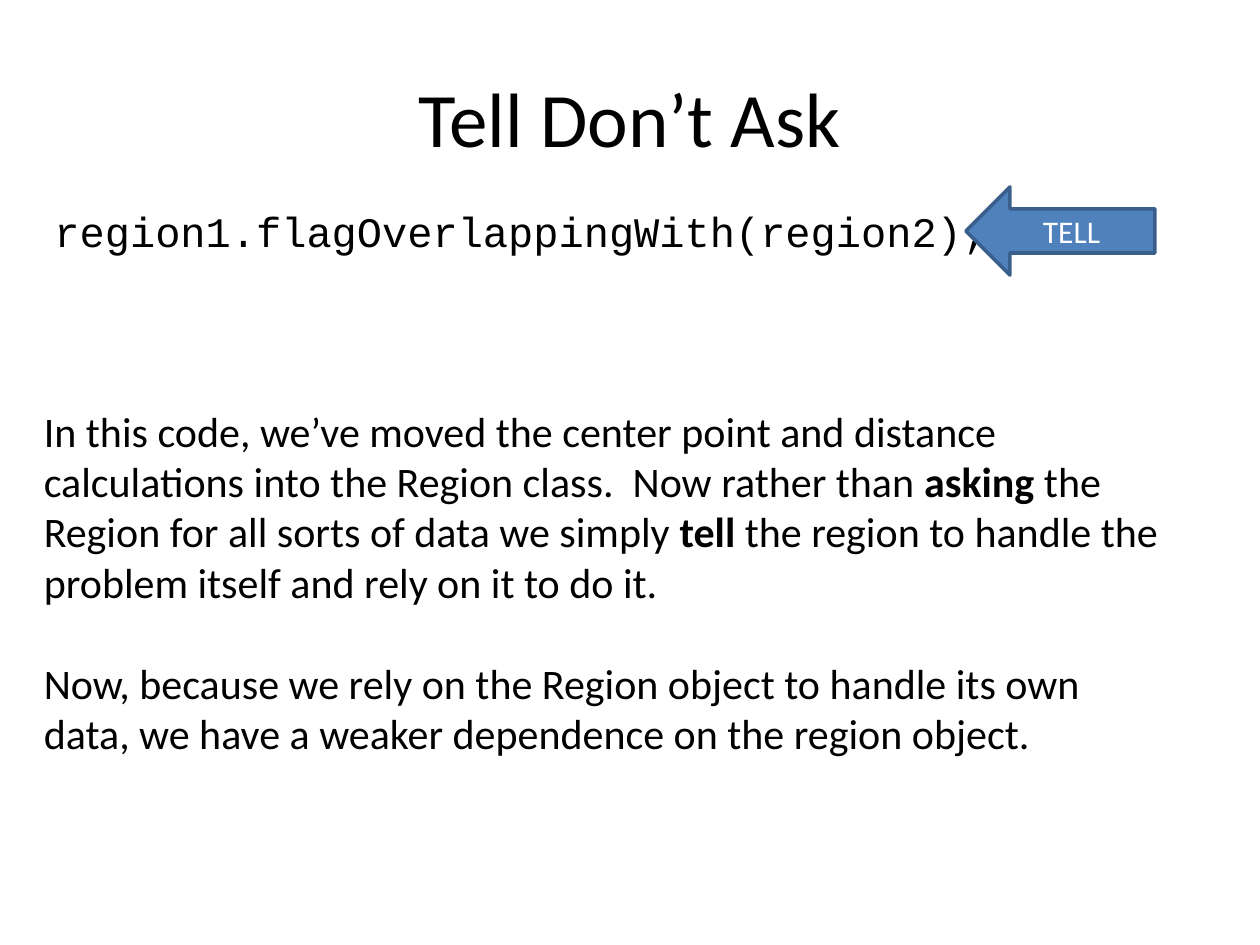
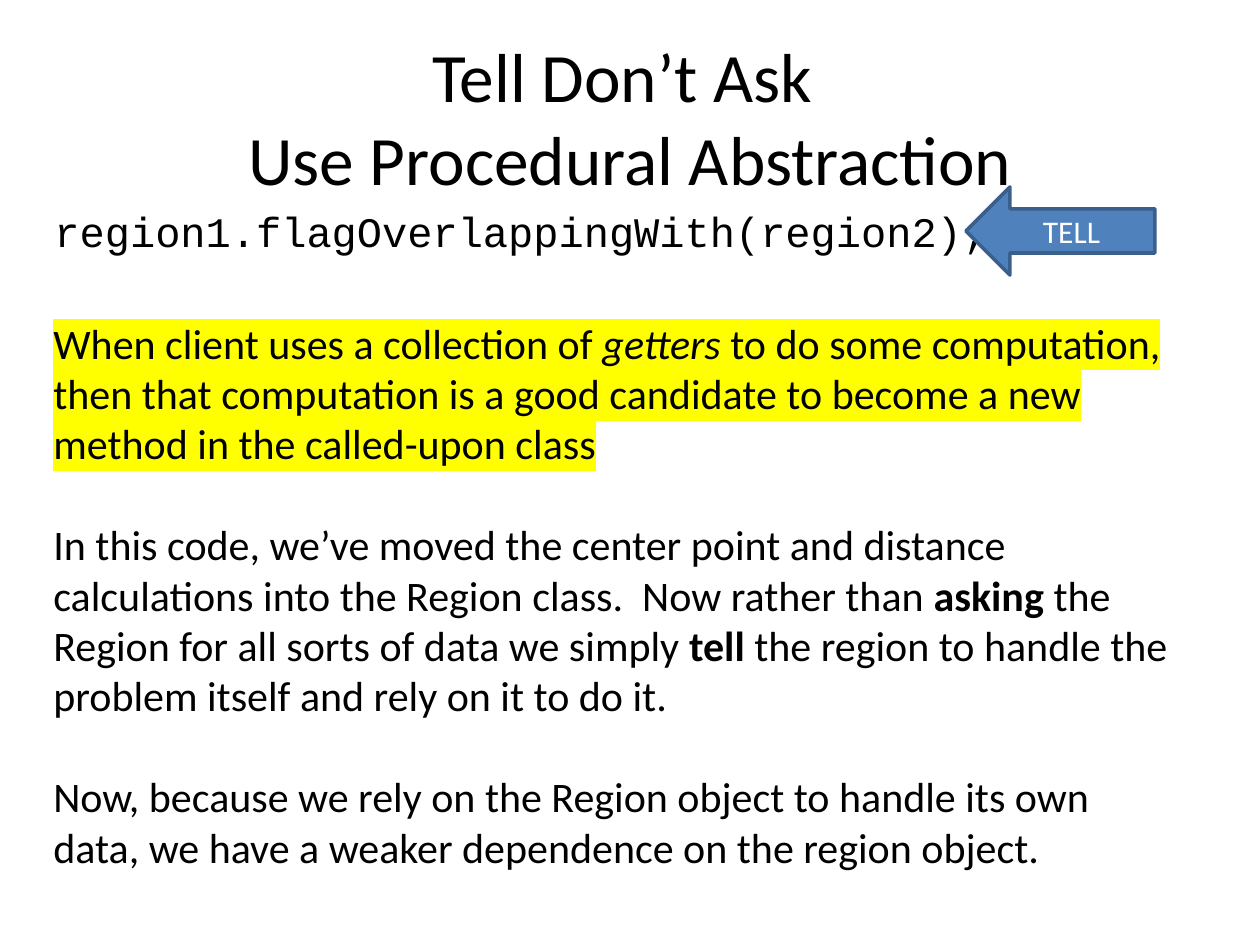
Before and after one commit to RHIT-CSSE/csse220, a slide deck: slide 10 of ClassMaterials/CohesionAndCoupling/Slides/Cohesion_And_Coupling.pptx. Drawn at 1260x945 pixels with LibreOffice and Linux fonts; fonts in the diff are those of the drawing. Boxes give left, top, right and bottom in pixels: in the first picture for what was removed or moved away, otherwise in the second. Text is boxed around its words. In the diff, an @@ line names an element or a change of style, - is before the commit and + after.

```diff
--- a/ClassMaterials/CohesionAndCoupling/Slides/Cohesion_And_Coupling.pptx
+++ b/ClassMaterials/CohesionAndCoupling/Slides/Cohesion_And_Coupling.pptx
@@ title at [248,53,1011,203]: text changed; size 44 to 39.6 pt @@
-Tell Don’t Ask
+Tell Don’t Ask
+Use Procedural Abstraction
@@ text "When client uses a collection ...": place and size @@
-text "When client uses a collection ..." at [44,417,1158,757]
+text "When client uses a collection ..." at [53,329,1167,871]
@@ text at [53,329,1160,466]: paragraph added @@
+When client uses a collection of getters to do some computation, then that computation is a good candidate to become a new method in the called-upon class
```
Also in this commit, not shown: 28 other slides changed, 9 slides added.
